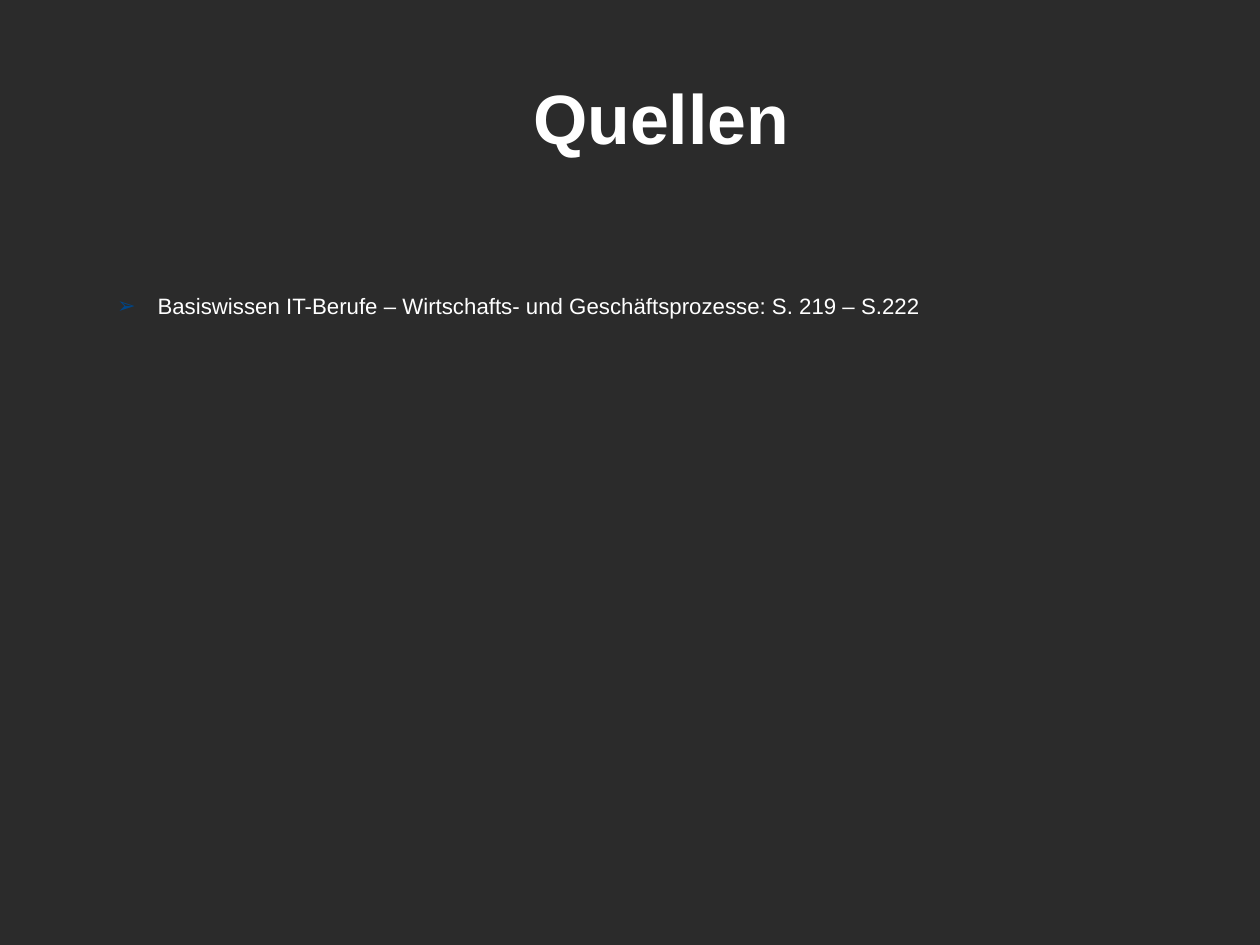
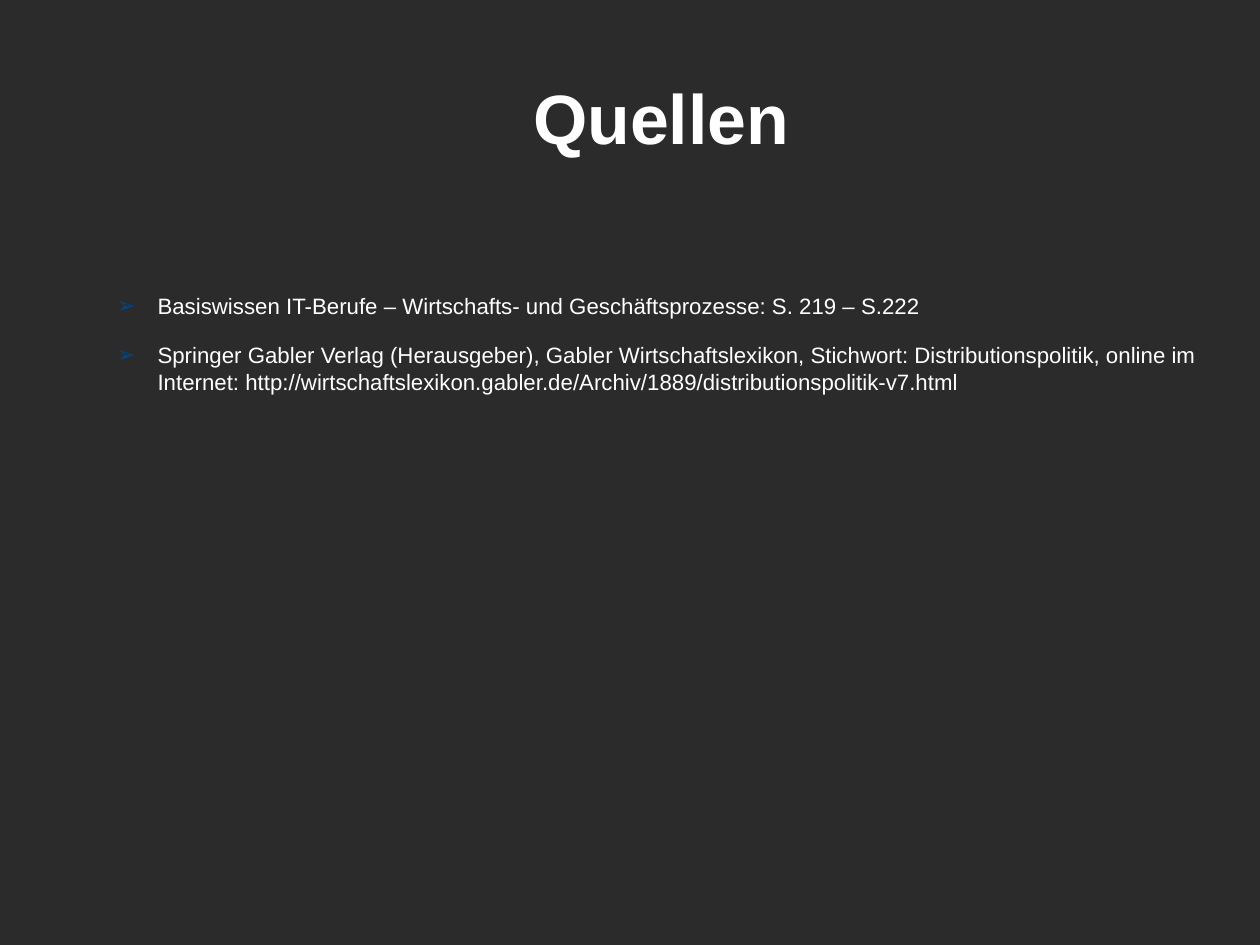
Before and after one commit to ChristianMarzianGithub/WGBlockWoche2Praesentation, a slide deck: slide 8 of TemplateHellGrauBlau.odp. Drawn at 1260x945 pixels with LibreOffice and Linux fonts; fonts in the diff are those of the drawing; background and template pictures are left out; a plain dark background stands for a picture behind light text. Boxes give left, top, right and bottom in pixels: in the first picture for what was removed or moved away, otherwise in the second. Text is boxed around its words. In the diff, an @@ line names an element or a change of style, - is before the commit and + after.

```diff
--- a/TemplateHellGrauBlau.odp
+++ b/TemplateHellGrauBlau.odp
@@ text at [158, 347, 1195, 395]: paragraph added @@
+➢ Springer Gabler Verlag (Herausgeber), Gabler Wirtschaftslexikon, Stichwort: Distributionspolitik, online im Internet: http://wirtschaftslexikon.gabler.de/Archiv/1889/distributionspolitik-v7.html
```
Also in this commit, not shown: 6 other slides changed.
